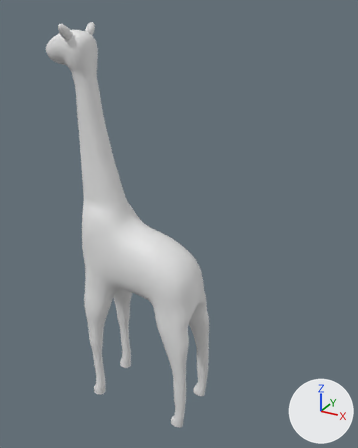
A saved change to the FBX model Assets/Models/Giraffe.fbx.
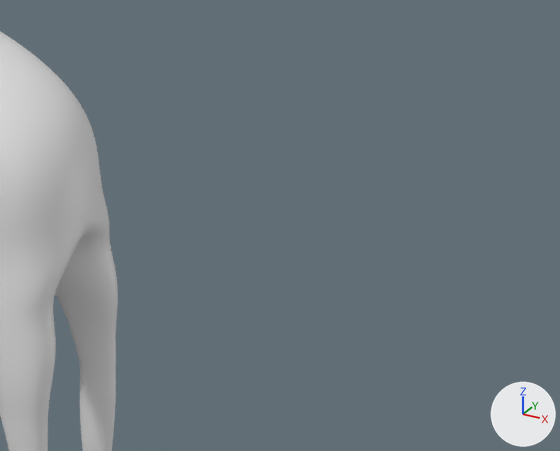
The first picture shows the older version from a camera (50 mm lens) standing at (5.23, -7.47, 4.49) and looking at (1.02, 0.17, 0.67). The close-ups show both versions on the part from 48% to 99% of the width and 51% to 84% of the height of that picture; other places that the commit changed are outside them. Lighting does not change. The marker at lower right points along +X, +Y and +Z. Where no turn or scale is listed for an object, it has been applied to the vertices.

The first close-up shows 'Body'.
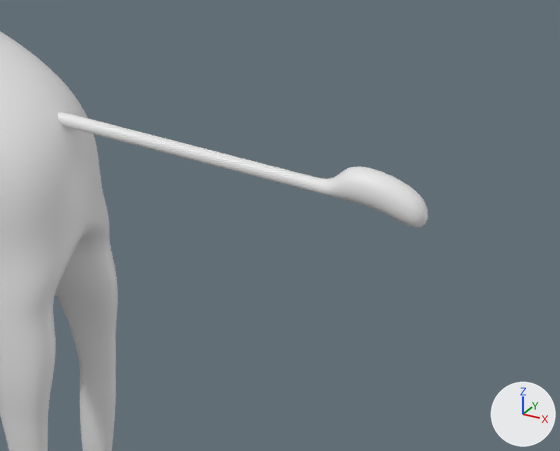
The newer file is also turned or shifted as a whole; pictures and numbers use the older file's frame.

Changed parts and their boxes (x1, y1, x2, y2) in the close-ups (560 x 451 px):
'Tail', added: after (58, 112, 428, 228)

The edits, one by one:
Mesh me_plane_011 is new.
It has 738 vertices, 736 faces and spans x -0.03..2.4, y -0.1..0.1, z -0.1..0.19.
Object 'Tail' (ob_tail) is new; it shows me_plane_011.
Its location is (1.315, -0.003, -0.077).
